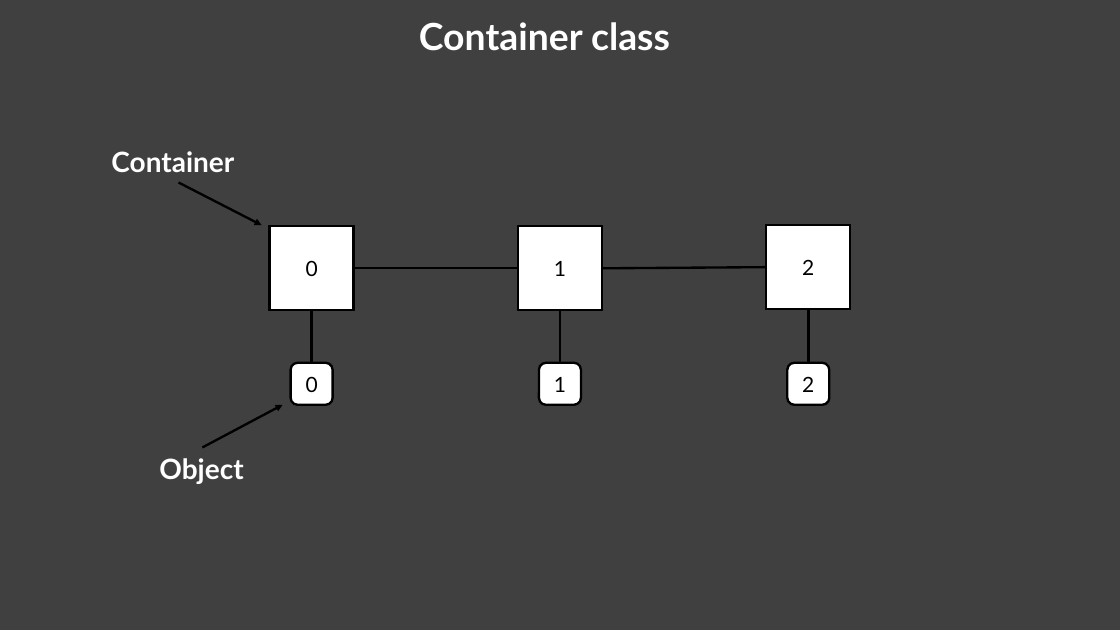
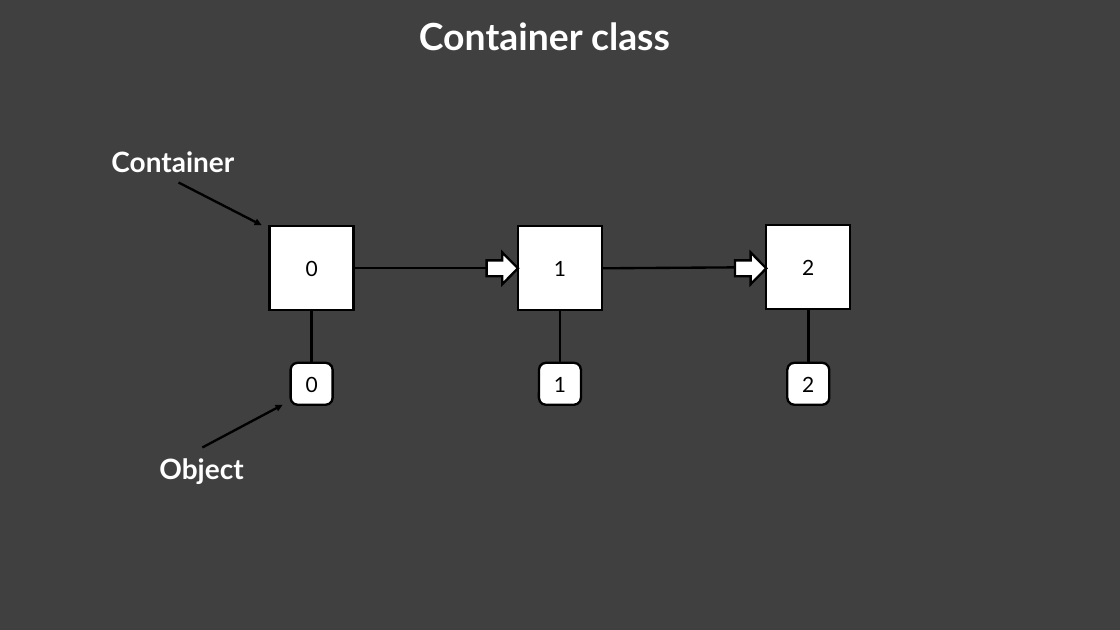
Before and after one commit to AH1M1-Org/School, a slide deck: slide 6 of Informatik/Dynamische Datenstrukturen.pptx. Drawn at 1120x630 pixels with LibreOffice and Linux fonts; fonts in the diff are those of the drawing. Boxes give left, top, right and bottom in pixels: in the first picture for what was removed or moved away, otherwise in the second. Text is boxed around its words. In the diff, an @@ line names an element or a change of style, - is before the commit and + after.

```diff
--- a/Informatik/Dynamische Datenstrukturen.pptx
+++ b/Informatik/Dynamische Datenstrukturen.pptx
@@ right arrow added at [486,253,518,285], fill #FFFFFF, outline #000000 2 pt @@
@@ right arrow added at [735,253,766,285], fill #FFFFFF, outline #000000 2 pt @@
```
Also in this commit, not shown: 2 other slides changed, 13 other files.
